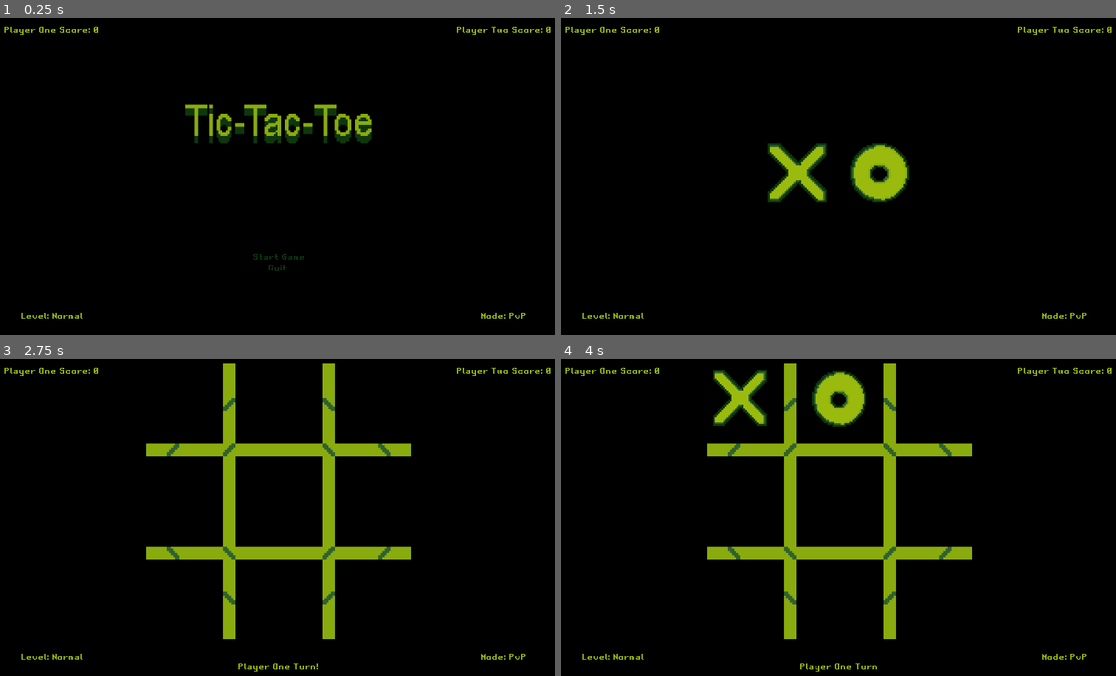
Above: before the commit, frames 1-4 (two rows, left to right).
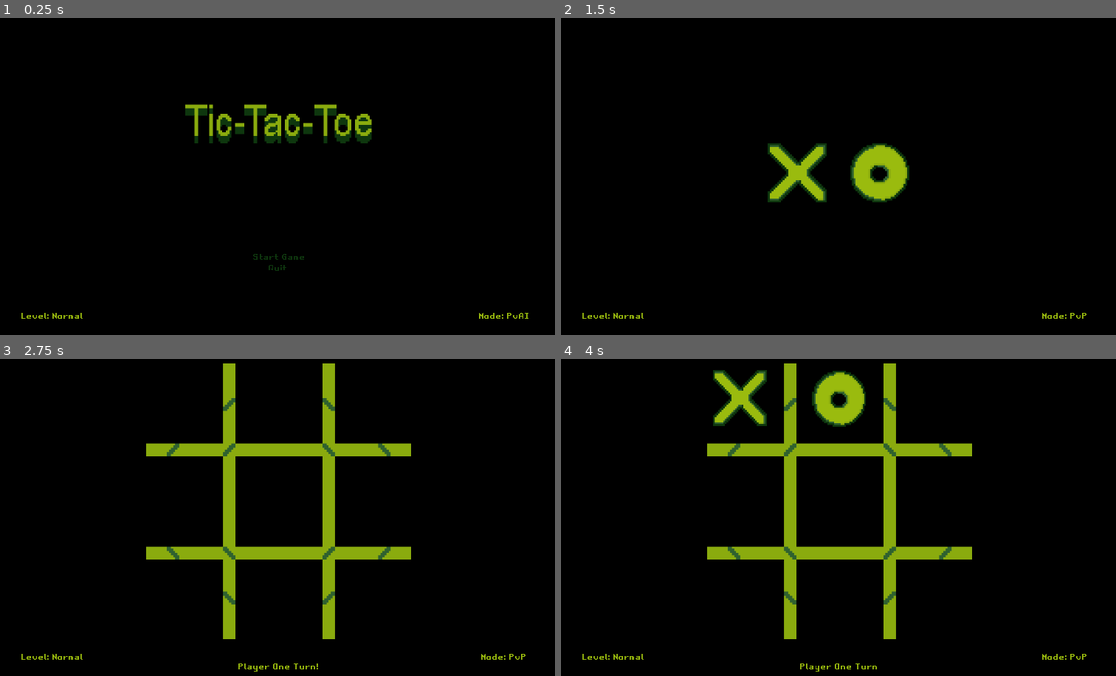
Above: after the commit, the same moments.

Repository: guilhermeprates/tic-tac-toe
Game: Godot game, scene res://Source/StartMenu/StartMenu.tscn
The game is run twice, just before and just after one commit, with the same random seed, the same clock (stepped at 60 frames per second) and the same inputs.
Inputs (mouse positions are in pixels of both pictures, inside the frame that each line leads up to):
- Up to frame 1 (0.25 s): no input
- Up to frame 2 (1.5 s): click "Start Game" at 0.5 s; click "PvP" at 1.25 s
- Up to frame 3 (2.75 s): click (238, 514) at 2 s
- Up to frame 4 (4 s): tap Enter at 2.75 s; move the mouse to (738, 397) at 2.77 s; press the mouse at (738, 397) at 2.78 s; tap Space at 3.5 s; move the mouse to (838, 400) at 3.52 s; release the mouse at (838, 400) at 3.53 s; click (838, 400) at 3.6 s

The runs differ from the first frame. In frame 1, 0.3% of the frame differs, in the area x 0-100%, y 2-95%; in frame 2, 0.2%; in frame 3, 0.2%; in frame 4, 0.2%.

Commit message:
Update README and hide score label

Diff:
--- a/Source/Classes/Global.gd
+++ b/Source/Classes/Global.gd
@@ -1,11 +1,11 @@
 extends Node
 
-var game_level: int = 1
-var game_mode: int = 0
+var game_level: int = Game.Level.Normal
+var game_mode: int = Game.Mode.PvAI
 var player_one_score: int = 0
 var player_two_score: int = 0
-var player_one_symbol: int = -1
-var player_two_symbol: int = -1
+var player_one_symbol: int = Player.Symbol.None
+var player_two_symbol: int = Player.Symbol.None
 var last_winner: Player = null
 var current_scene = null
 
@@ -38,13 +38,14 @@
 	last_winner = new_value
 
 func reset() -> void:
+	game_level = Game.Level.Normal
+	game_mode = Game.Mode.PvAI
 	player_one_score = 0
 	player_two_score = 0
-	player_one_symbol = -1
-	player_two_symbol = -1
+	player_one_symbol = Player.Symbol.None
+	player_two_symbol = Player.Symbol.None
 	last_winner = null
-	game_level = 1
-	game_mode = 0
+
 
 func quit() -> void:
 	get_tree().quit()
--- a/Source/HUD/HUD.tscn
+++ b/Source/HUD/HUD.tscn
@@ -34,6 +34,7 @@
 valign = 1
 
 [node name="PlayerOneScoreLabel" type="Label" parent="HUD"]
+visible = false
 margin_right = 300.0
 margin_bottom = 100.0
 theme = ExtResource( 2 )
@@ -44,6 +45,7 @@
 clip_text = true
 
 [node name="PlayerTwoScoreLabel" type="Label" parent="HUD"]
+visible = false
 anchor_left = 1.0
 anchor_right = 1.0
 margin_left = -300.0
Not shown, changed: README.md
